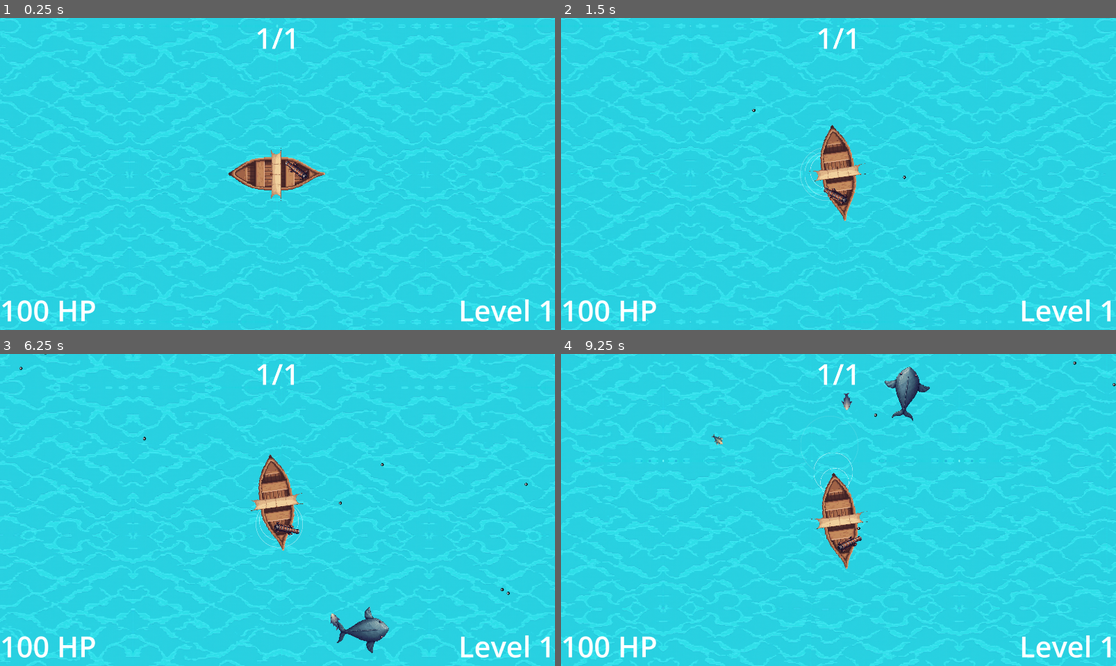
Above: before the commit, frames 1-4 (two rows, left to right).
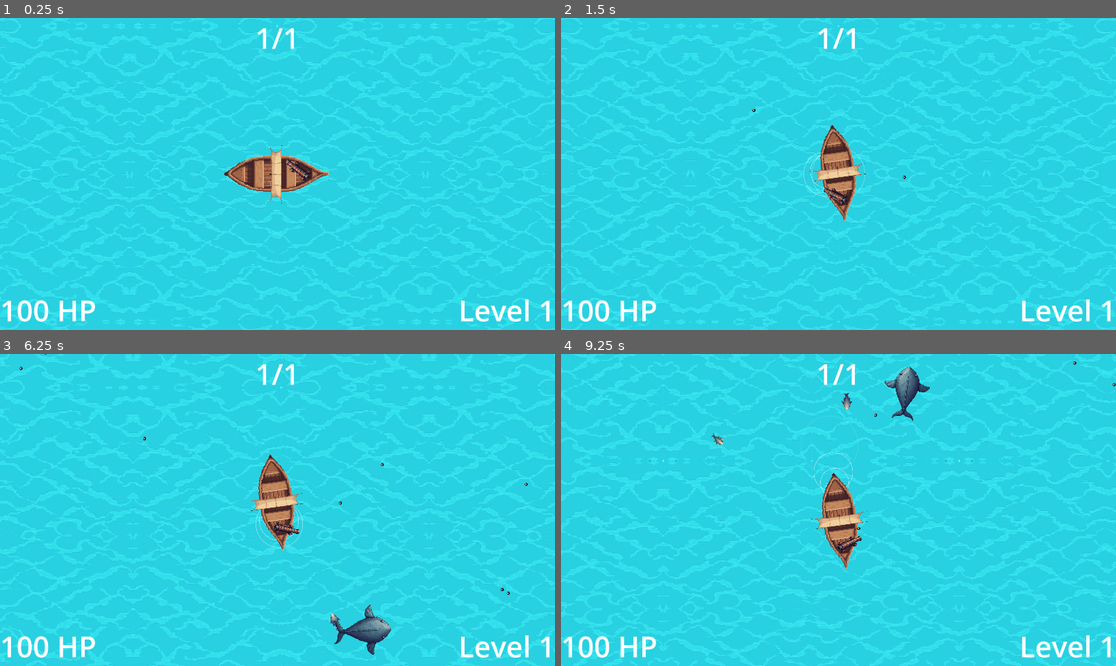
Above: after the commit, the same moments.

Repository: HephaistosForge/OceanDreamer
Game: Godot game, scene res://levels/main.tscn
Same seed, same stepped clock (60 frames per second), same inputs: the game is played once before the commit and once after it. The engine's default icon, where the game draws it, is replaced by a stand-in: a white triangle on a blue panel in a dark square.
Inputs (mouse positions are in pixels of both pictures, inside the frame that each line leads up to):
- Up to frame 1 (0.25 s): no input
- Up to frame 2 (1.5 s): move the mouse to (960, 158) at 0.52 s; hold D (turn_right) 0.53-1.25 s; hold Space (shoot) 0.53-1.25 s; click (960, 158) at 0.67 s; drag from (727, 189) to (777, 124) at 1.27 s
- Up to frame 3 (6.25 s): move the mouse to (333, 441) at 2.02 s; hold D (turn_right) 2.03-2.75 s; hold Space (shoot) 2.03-2.75 s; click (333, 441) at 2.17 s; drag from (249, 572) to (471, 469) at 2.77 s; move the mouse to (444, 556) at 3.52 s; hold A (turn_left) 3.53-4.25 s; hold Space (shoot) 3.53-4.25 s; click (444, 556) at 3.67 s; drag from (111, 463) to (88, 366) at 4.27 s; move the mouse to (305, 510) at 5.02 s; hold S (backward) 5.03-5.75 s; hold Space (shoot) 5.03-5.75 s; click (305, 510) at 5.17 s; drag from (194, 432) to (466, 569) at 5.77 s
- Up to frame 4 (9.25 s): move the mouse to (960, 494) at 6.52 s; hold W (forward) 6.53-7.25 s; hold Space (shoot) 6.53-7.25 s; click (960, 494) at 6.67 s; drag from (727, 525) to (655, 385) at 7.27 s; move the mouse to (894, 441) at 8.02 s; hold S (backward) 8.03-8.75 s; hold Space (shoot) 8.03-8.75 s; click (894, 441) at 8.17 s; drag from (810, 572) to (1110, 419) at 8.77 s

The runs differ from the first frame. In frame 1, 1.0% of the frame differs, in the area x 40-60%, y 40-60%; in frame 2, 0.1%; in frame 3, 0.2%; in frame 4, less than 0.1%.

Commit message:
add fade and appear effect

Diff:
--- a/entities/enemies/monster.gd
+++ b/entities/enemies/monster.gd
@@ -16,6 +16,7 @@
 
 func _ready():
 	super()
+	fade_in()
 	add_child(reload_timer)
 	reload_timer.wait_time = attack_delay
 	reload_timer.timeout.connect(func(): can_attack = true)
--- a/entities/entity.gd
+++ b/entities/entity.gd
@@ -12,6 +12,7 @@
 var modulate_tween = null
 
 func _ready():
+	appear()
 	death.connect(despawn_with_animation)
 
 func set_hp(new_hp):
@@ -40,6 +41,20 @@
 func take_damage(damage):
 	set_hp(hp - damage)
 
+func appear():
+	var initial_scale = scale
+	scale = Vector2.ZERO
+	var tween = create_tween()
+	tween.tween_property(self, "scale", initial_scale, 0.5) \
+		.set_ease(Tween.EASE_OUT).set_trans(Tween.TRANS_BACK)
+
+func fade_in():
+	var initial = modulate
+	modulate = Color(1, 1, 1, 0)
+	var tween = create_tween()
+	tween.tween_property(self, "modulate", initial, 0.5) \
+		.set_ease(Tween.EASE_OUT).set_trans(Tween.TRANS_BACK)
+
 func despawn_with_animation():
 	var tween = create_tween()
 	tween.tween_property(self, "scale", Vector2.ZERO, 0.1) \
--- a/upgrades/level_manager.gd
+++ b/upgrades/level_manager.gd
@@ -38,5 +38,4 @@
 func transition_to_next_level(upgrade: Upgrade):
 	level += 1
 	update_remaining_monsters(total_monsters)
-	print("next level")
 	to_next_level.emit(level, upgrade)
